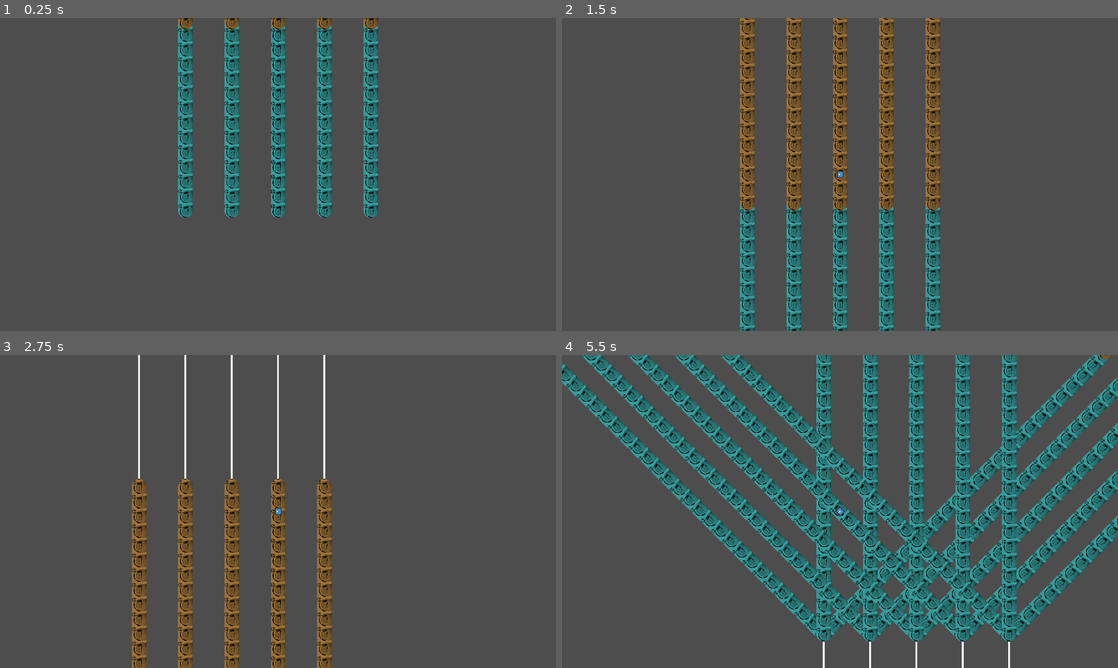
Above: before the commit, frames 1-4 (two rows, left to right).
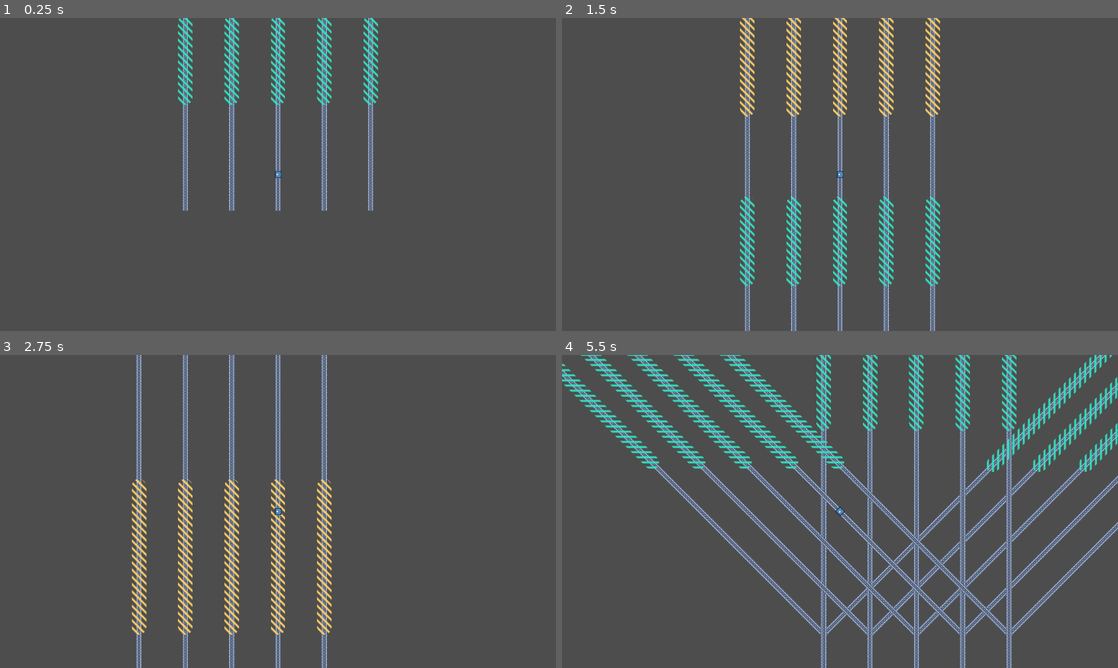
Above: after the commit, the same moments.

Repository: elpozewaunig/LanLinerReconciliation
Game: Godot game, scene res://scenes/main.tscn
Two runs of this game, one before a commit and one after it. Both use one fixed random seed, a clock stepped at 60 frames per second and the inputs below. The engine's default icon, where the game draws it, is replaced by a stand-in: a white triangle on a blue panel in a dark square.
Inputs:
- Up to frame 1 (0.25 s): no input
- Up to frame 2 (1.5 s): hold Right (ui_right) 0.53-1.28 s; hold Left (ui_left) from 1.28 s (still down)
- Up to frame 3 (2.75 s): release Left (ui_left) at 2.03 s; hold Right (ui_right) from 2.03 s (still down)
- Up to frame 4 (5.5 s): release Right (ui_right) at 2.78 s; hold Up (ui_up) 2.78-3.53 s; hold Left (ui_left) from 3.53 s (still down)

The runs differ from the first frame. In frame 1, 8.1% of the frame differs, in the area x 32-68%, y 0-64%; in frame 2, 13%; in frame 3, 9.8%; in frame 4, 35%, in the area x 0-100%, y 0-100%.

Commit message:
sinnvollere werte

Diff:
--- a/scenes/PathBuilder.gd
+++ b/scenes/PathBuilder.gd
@@ -113,8 +113,8 @@
 func genTubele(path: Path2D):
 	var tubele = []
 
-	tubele.append([0,path.curve.get_baked_length()/3,"slow"])
-	tubele.append([path.curve.get_baked_length()/3,path.curve.get_baked_length()*0.75,"speed"])
+	tubele.append([path.curve.get_baked_length()/5,path.curve.get_baked_length()/3,"slow"])
+	tubele.append([path.curve.get_baked_length()/2,path.curve.get_baked_length()*0.75,"speed"])
 	return tubele
 
 
--- /dev/null
+++ b/scenes/regularLine.tscn
@@ -0,0 +1,13 @@
+[gd_scene load_steps=2 format=3 uid="uid://bmoeflkpo7hri"]
+
+[ext_resource type="Texture2D" uid="uid://xtigw5ikvvyb" path="res://assets/tile_0110.png" id="1_gqsob"]
+
+[node name="SealTextLine" type="Line2D"]
+z_index = -7
+texture_repeat = 2
+width = 15.0
+texture = ExtResource("1_gqsob")
+texture_mode = 1
+joint_mode = 1
+begin_cap_mode = 2
+end_cap_mode = 2
--- a/scenes/slowLine.tscn
+++ b/scenes/slowLine.tscn
@@ -1,11 +1,12 @@
 [gd_scene load_steps=2 format=3 uid="uid://8b58vqkl0e3i"]
 
-[ext_resource type="Texture2D" uid="uid://2xi35uca4m1k" path="res://assets/sealtileSlow.jpg" id="1_pp30w"]
+[ext_resource type="Texture2D" uid="uid://deifjywux43na" path="res://assets/tile_0079_edit.png" id="1_4ifga"]
 
 [node name="SealTextLine" type="Line2D"]
+z_index = -6
 texture_repeat = 2
 width = 50.0
-texture = ExtResource("1_pp30w")
+texture = ExtResource("1_4ifga")
 texture_mode = 1
 joint_mode = 1
 begin_cap_mode = 2
--- a/scenes/speedLine.tscn
+++ b/scenes/speedLine.tscn
@@ -1,11 +1,12 @@
 [gd_scene load_steps=2 format=3 uid="uid://bx7vpo0wa7iyy"]
 
-[ext_resource type="Texture2D" uid="uid://dw0v0omd5p321" path="res://assets/sealtileFast.jpg" id="1_742vp"]
+[ext_resource type="Texture2D" uid="uid://d1yql77rhqnnq" path="res://assets/tile_0079.png" id="1_4ipgu"]
 
 [node name="SealTextLine" type="Line2D"]
+z_index = -5
 texture_repeat = 2
 width = 50.0
-texture = ExtResource("1_742vp")
+texture = ExtResource("1_4ipgu")
 texture_mode = 1
 joint_mode = 1
 begin_cap_mode = 2
--- a/scripts/Path.gd
+++ b/scripts/Path.gd
@@ -3,10 +3,6 @@
 
 @export var tubele = []
 
-
-# Called when the node enters the scene tree for the first time.
-func _ready():
-	pass # Replace with function body.
 
 
 # Called every frame. 'delta' is the elapsed time since the previous frame.
@@ -14,28 +10,35 @@
 	pass
 
 func _draw():
+	pass
+
+func _ready():
+
+	var newbc = getRegularLine()
+	for p in curve.get_baked_points():
+
+		newbc.add_point(p)
+	newbc.width = 20
+	self.add_child(newbc)
 
 
+	for el in tubele:
+		var newc
+		var l1 = float(el[0])
+		var l2 = float(el[1])
+		var col = Color.DEEP_PINK
+		if(str(el[2])=="speed"):
+			newc = getSpeedLine()
+		elif(str(el[2])=="slow"):
+			newc = getSlowLine()
 
-	draw_polyline(curve.get_baked_points(), Color.WHITE, 5, true)
-
-	if(!tubele.is_empty()):
-		for el in tubele:
-			var newc
-			var l1 = float(el[0])
-			var l2 = float(el[1])
-			var col = Color.DEEP_PINK
-			if(str(el[2])=="speed"):
-				newc = getSpeedLine()
-			elif(str(el[2])=="slow"):
-				newc = getSlowLine()
-
-			newc.add_point(curve.sample_baked(l1))
-			for pointInbetween in getPointsInBetween(l1,l2, curve):
-				newc.add_point(pointInbetween)
-			newc.add_point(curve.sample_baked(l2))
-			#draw_polyline(newc.get_baked_points(),col,10,true)
-			self.add_child(newc)
+		newc.add_point(curve.sample_baked(l1))
+		for pointInbetween in getPointsInBetween(l1,l2, curve):
+			newc.add_point(pointInbetween)
+		newc.add_point(curve.sample_baked(l2))
+		#draw_polyline(newc.get_baked_points(),col,10,true)
+		newc.width = 50
+		self.add_child(newc)
 
 
 
@@ -47,6 +50,10 @@
 	var scene = preload("res://scenes/slowLine.tscn") #preload geht aber load nit :huh:
 	var line = scene.instantiate()
 	return line
+func getRegularLine() -> Line2D:
+	var scene = preload("res://scenes/regularLine.tscn") #preload geht aber load nit :huh:
+	var line = scene.instantiate()
+	return line
 func getPointsInBetween(l1, l2, c):
 	var arr = []
 	var dist = 0.0
Binary file removed: assets/sealtile.jpg
Binary file removed: assets/sealtileFast.jpg
Binary file removed: assets/sealtileSlow.jpg
Not shown, changed: assets/tile_0039.png.import
Binary file added: assets/tile_0079.png
Not shown, changed: assets/tile_0079.png.import
Binary file added: assets/tile_0079_edit.png
Not shown, changed: assets/tile_0079_edit.png.import
Binary file added: assets/tile_0110.png
Not shown, added: assets/tile_0110.png.import
